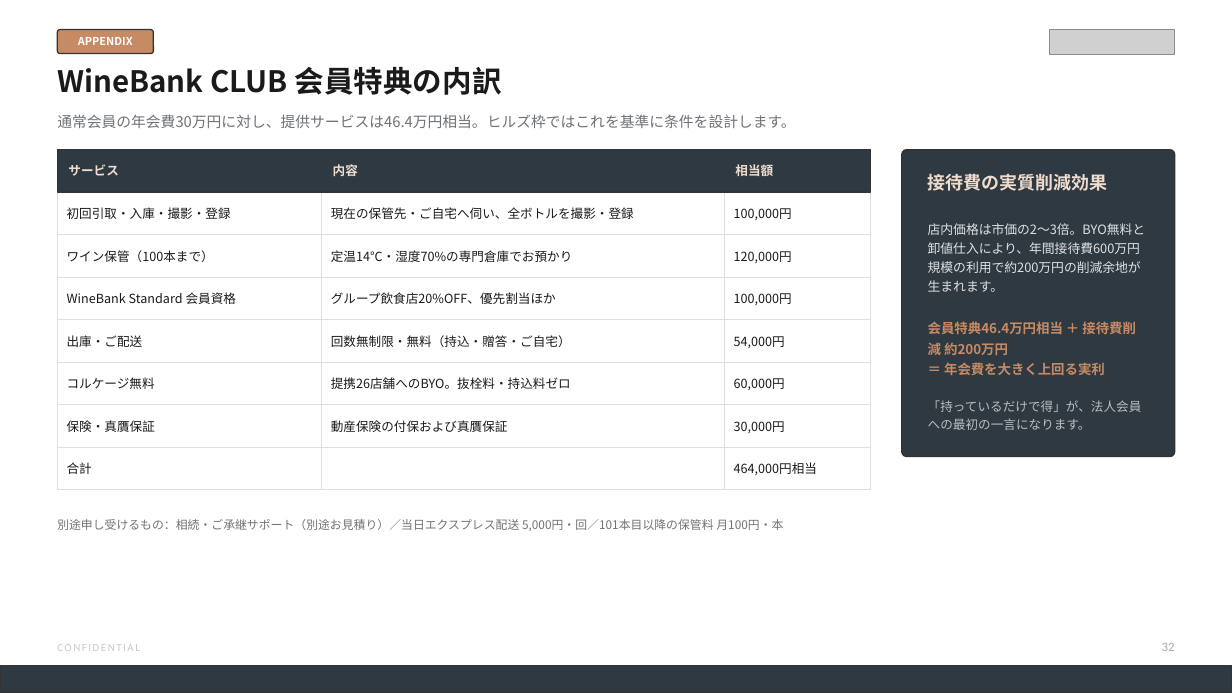
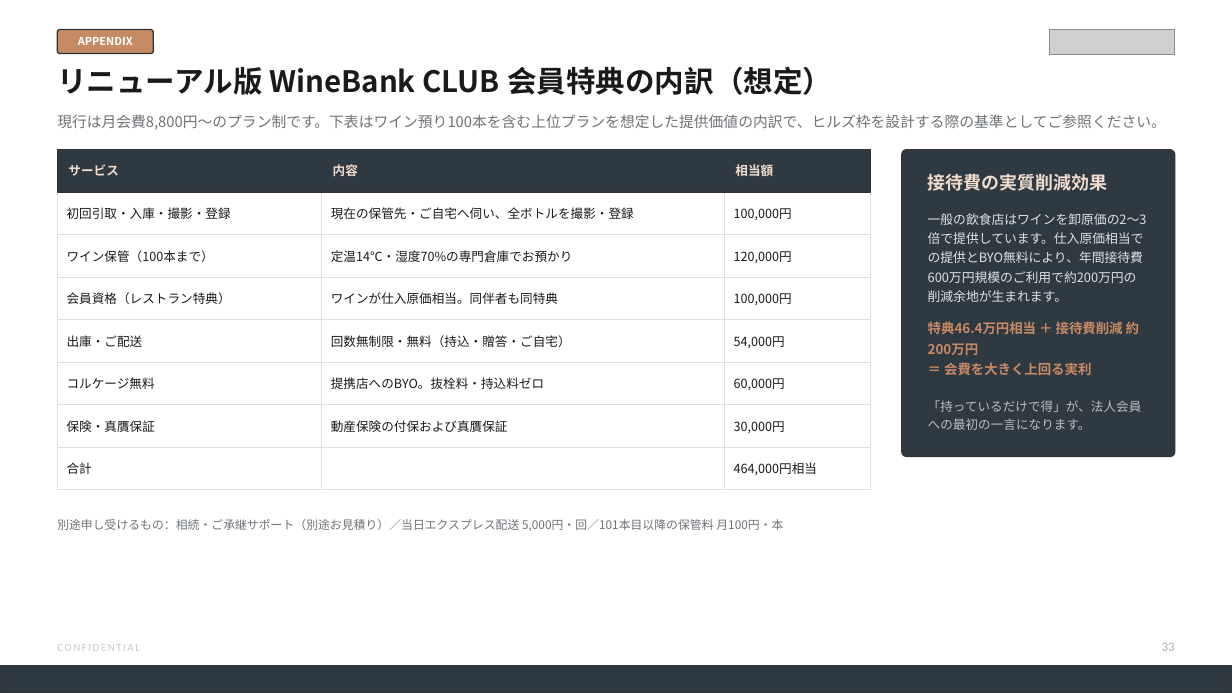
Before and after one commit to nakano-winebank/wine-auction, a slide deck: slide 34 of docs/proposals/森ビル様_業務提携ご提案_WineBank_20260810.pptx (slide 33 before the commit). Drawn at 1232x693 pixels with LibreOffice and Linux fonts; fonts in the diff are those of the drawing; grey boxes stand for pictures. Boxes give left, top, right and bottom in pixels: in the first picture for what was removed or moved away, otherwise in the second. Text is boxed around its words. In the diff, an @@ line names an element or a change of style, - is before the commit and + after.

```diff
--- a/docs/proposals/森ビル様_業務提携ご提案_WineBank_20260810.pptx
+++ b/docs/proposals/森ビル様_業務提携ご提案_WineBank_20260810.pptx
@@ text at (x1=57, y1=66, x2=832, y2=95): text changed @@
-WineBank CLUB 会員特典の内訳
+リニューアル版 WineBank CLUB 会員特典の内訳（想定）
@@ text at (x1=57, y1=114, x2=1166, y2=244): text changed @@
-通常会員の年会費30万円に対し、提供サービスは46.4万円相当。ヒルズ枠ではこれを基準に条件を設計します。
+現行は月会費8,800円〜のプラン制です。下表はワイン預り100本を含む上位プランを想定した提供価値の内訳で、ヒルズ枠を設計する際の基準としてご参照ください。
@@ table at (x1=57, y1=150, x2=871, y2=479) @@
-row 4, column 1: WineBank Standard 会員資格
+row 4, column 1: 会員資格（レストラン特典）
-row 4, column 2: グループ飲食店20%OFF、優先割当ほか
+row 4, column 2: ワインが仕入原価相当。同伴者も同特典
-row 6, column 2: 提携26店舗へのBYO。抜栓料・持込料ゼロ
+row 6, column 2: 提携店へのBYO。抜栓料・持込料ゼロ
@@ text at (x1=928, y1=213, x2=1147, y2=302): text changed @@
-店内価格は市価の2〜3倍。BYO無料と卸値仕入により、年間接待費600万円規模の利用で約200万円の削減余地が生まれます。
+一般の飲食店はワインを卸原価の2〜3倍で提供しています。仕入原価相当での提供とBYO無料により、年間接待費600万円規模のご利用で約200万円の削減余地が生まれます。
@@ text at (x1=928, y1=321, x2=1139, y2=375): text changed @@
-会員特典46.4万円相当 ＋ 接待費削減 約200万円
-＝ 年会費を大きく上回る実利
+特典46.4万円相当 ＋ 接待費削減 約200万円
+＝ 会費を大きく上回る実利
```
Also in this commit, not shown: 7 other slides changed, 1 slide added, 2 other files.
